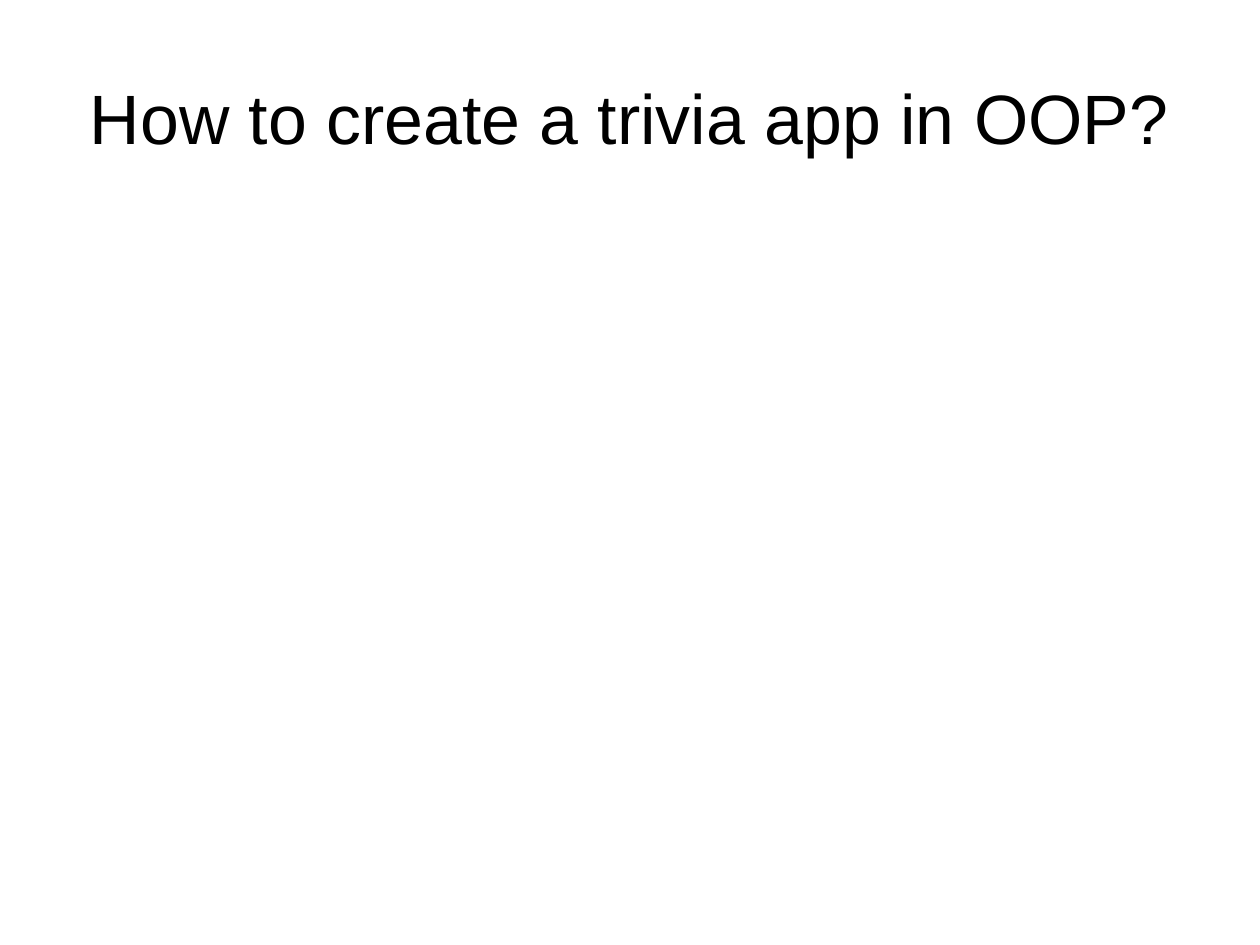
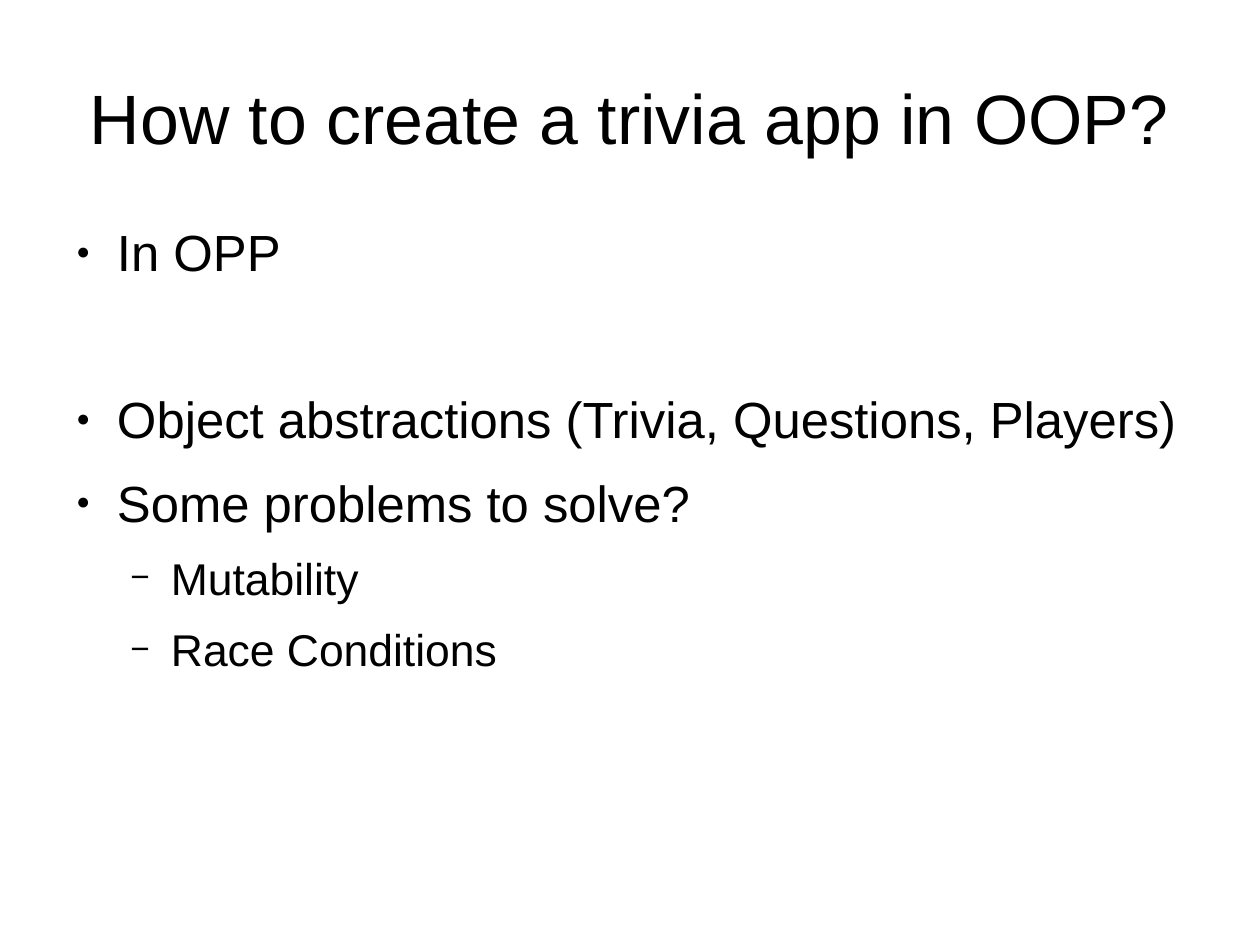
Before and after one commit to ramortegui/talks, a slide deck: slide 6 of odps/elixir-reactive-app.odp (slide 5 before the commit). Drawn at 1260x945 pixels with LibreOffice and Linux fonts; fonts in the diff are those of the drawing. Boxes give left, top, right and bottom in pixels: in the first picture for what was removed or moved away, otherwise in the second. Text is boxed around its words. In the diff, an @@ line names an element or a change of style, - is before the commit and + after.

```diff
--- a/odps/elixir-reactive-app.odp
+++ b/odps/elixir-reactive-app.odp
@@ text added at (117, 235, 1176, 667), 32 pt, text #000000 @@
+● In OPP
+● Object abstractions (Trivia, Questions, Players)
+● Some problems to solve?
+  − Mutability
+  − Race Conditions
```
Also in this commit, not shown: 8 other slides changed, 5 slides added, 2 slides removed.
